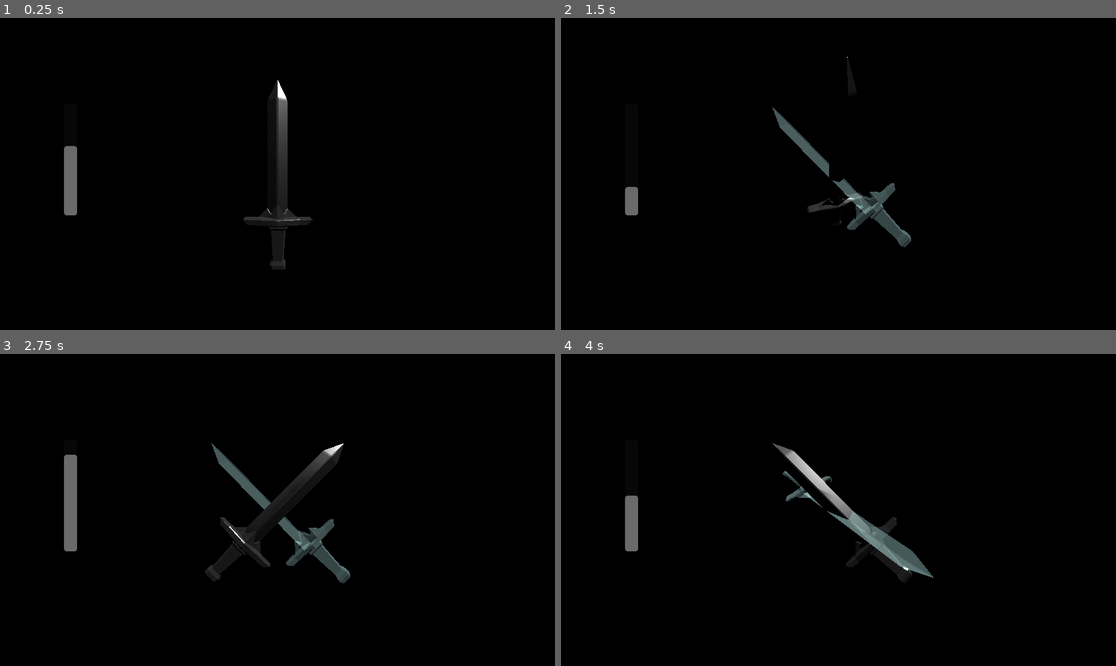
Above: before the commit, frames 1-4 (two rows, left to right).
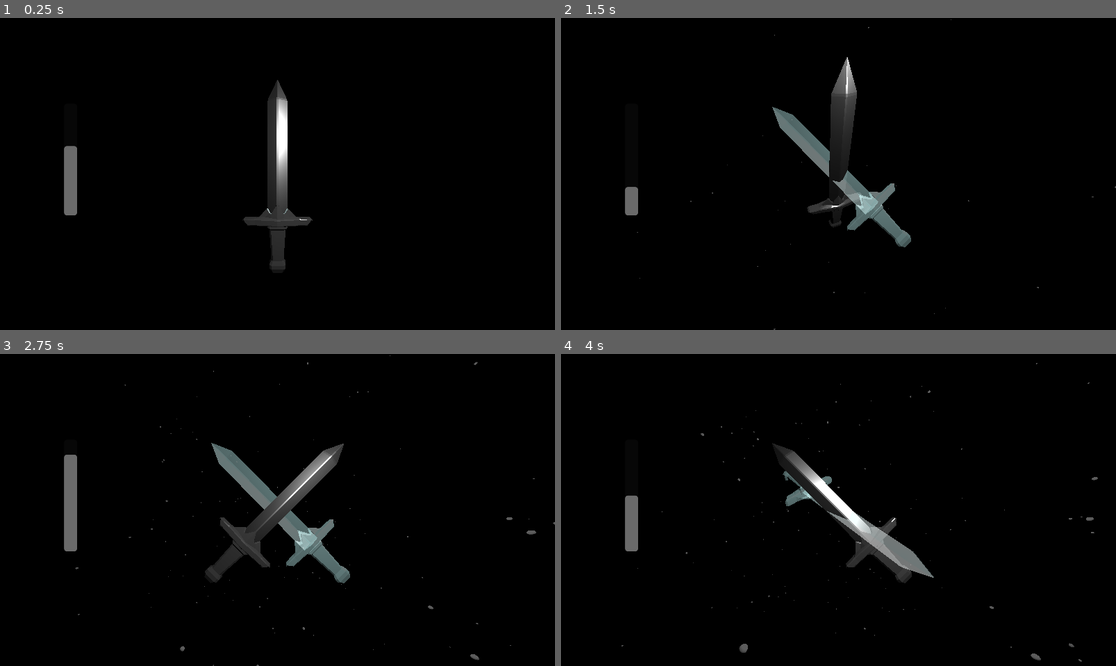
Above: after the commit, the same moments.

Repository: Lukko-Digital/Bladebearer
Game: Godot game, scene res://src/main.tscn
Two runs of this game, one before a commit and one after it. Both use one fixed random seed, a clock stepped at 60 frames per second and the inputs below.
Inputs:
- Up to frame 1 (0.25 s): no input
- Up to frame 2 (1.5 s): hold D (right) 0.53-1.28 s; hold Shift (shift) 0.53-1.28 s; hold S (backward) from 1.28 s (still down); tap Space (space) at 1.35 s
- Up to frame 3 (2.75 s): release S (backward) at 2.03 s; hold D (right) from 2.03 s (still down); hold Shift (shift) from 2.03 s (still down)
- Up to frame 4 (4 s): release D (right) at 2.78 s; release Shift (shift) at 2.78 s; hold W (forward) 2.78-3.53 s; tap Space (space) at 2.85 s; hold A (left) from 3.53 s (still down); hold Shift (shift) from 3.53 s (still down)

The runs differ from the first frame. In frame 1, 1.3% of the frame differs, in the area x 46-57%, y 19-68%; in frame 2, 3.2%; in frame 3, 3.2%, in the area x 13-100%, y 0-100%; in frame 4, 2.6%.

Commit message:
add particles and point light

Diff:
--- a/src/main.tscn
+++ b/src/main.tscn
@@ -1,14 +1,41 @@
-[gd_scene load_steps=5 format=3 uid="uid://p423tqksuch1"]
+[gd_scene load_steps=10 format=3 uid="uid://p423tqksuch1"]
 
 [ext_resource type="PackedScene" uid="uid://ctoxk5ywvn75r" path="res://src/sword.tscn" id="1_bdv3j"]
 [ext_resource type="PackedScene" uid="uid://ccb8dq5qk5vev" path="res://src/target.tscn" id="2_54gg4"]
 [ext_resource type="PackedScene" uid="uid://dkue1bq4ffn1r" path="res://src/main_camera.tscn" id="2_vb7ep"]
 [ext_resource type="PackedScene" uid="uid://lecqsa17yh3d" path="res://src/ui.tscn" id="4_on2nd"]
 
+[sub_resource type="Curve" id="Curve_firy1"]
+_data = [Vector2(0.0289855, 0.032967), 0.0, 0.0, 0, 0, Vector2(0.5, 1), 0.0, 0.0, 0, 0, Vector2(0.985507, 0.043956), 0.0, 0.0, 0, 0]
+point_count = 3
+
+[sub_resource type="CurveTexture" id="CurveTexture_i5kd1"]
+curve = SubResource("Curve_firy1")
+
+[sub_resource type="ParticleProcessMaterial" id="ParticleProcessMaterial_ivxod"]
+emission_shape = 3
+emission_box_extents = Vector3(1, 1, 1)
+gravity = Vector3(0, 0, 0)
+scale_min = 0.2
+scale_max = 0.7
+scale_curve = SubResource("CurveTexture_i5kd1")
+
+[sub_resource type="StandardMaterial3D" id="StandardMaterial3D_tsayv"]
+transparency = 1
+albedo_color = Color(1, 1, 1, 0.360784)
+emission = Color(1, 1, 1, 1)
+emission_energy_multiplier = 4.2
+
+[sub_resource type="SphereMesh" id="SphereMesh_2egrx"]
+material = SubResource("StandardMaterial3D_tsayv")
+radius = 0.01
+height = 0.02
+
 [node name="Main" type="Node3D"]
 
 [node name="DirectionalLight3D" type="DirectionalLight3D" parent="."]
 transform = Transform3D(0.5, -0.75, 0.433013, 0, 0.5, 0.866025, -0.866025, -0.433013, 0.25, 0, 0, 0)
+visible = false
 shadow_enabled = true
 
 [node name="Sword" parent="." instance=ExtResource("1_bdv3j")]
@@ -21,3 +48,12 @@
 sword = NodePath("../Sword")
 target = NodePath("../Target")
 camera = NodePath("../MainCamera")
+
+[node name="GPUParticles3D" type="GPUParticles3D" parent="."]
+amount = 400
+lifetime = 4.0
+process_material = SubResource("ParticleProcessMaterial_ivxod")
+draw_pass_1 = SubResource("SphereMesh_2egrx")
+
+[node name="OmniLight3D" type="OmniLight3D" parent="."]
+transform = Transform3D(1, 0, 0, 0, 1, 0, 0, 0, 1, 0.244908, 0.32441, 0.501303)
